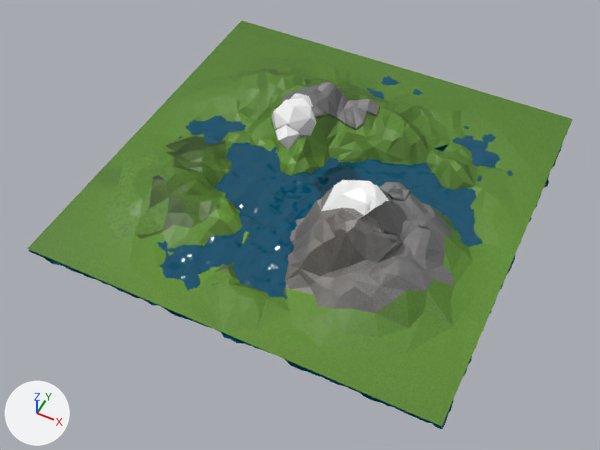
One commit to the glTF model new_low_poly/new_low_poly_assets/landscape_2.glb: the scene before it, then after it.
Both versions are drawn from a 50 mm camera at (6.05, -13.19, 14.52) aimed at (0.13, -1.36, -0.26). Lighting does not change. The marker at lower left points along +X, +Y and +Z. Where no turn or scale is listed for an object, it has been applied to the vertices. Vertices at the same position are counted once.

Names of what the first picture shows: 'Landscape', 'Landscape_plane', 'cloud 4'.
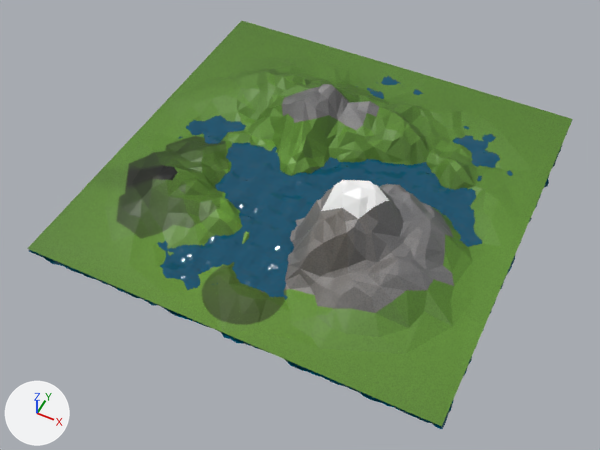
Pixel boxes (x1, y1, x2, y2) of what changed, in the pictures (600 x 450 px):
'cloud 4', deleted
    before: (272, 93, 316, 149)
part 1 of me_landscape, deleted
    before: (330, 182, 431, 262)
part 2 of me_landscape, deleted
    before: (281, 82, 379, 130)
part 3 of me_landscape, surface changed
    both: (114, 146, 287, 327)

Diff of the bpy script that builds the scene:
```diff
--- a/new_low_poly/new_low_poly_assets/landscape_2.glb.py
+++ b/new_low_poly/new_low_poly_assets/landscape_2.glb.py
@@ me_landscape @@
 # used by ob_landscape; location = (0.0, 0.0, 0.0)
-me_landscape.from_pydata(...)  # 984 vertices, 2612 faces; spans x -5.0..5.0, y -5.0..5.0, z -0.5..1.88
+me_landscape.from_pydata(...)  # 858 vertices, 1705 faces; spans x -5.0..5.0, y -5.0..5.0, z -0.5..1.88
+# me_landscape part 1: 70 vertices removed from x 1.28..3.05, y -2.33..0.04, z 0.61..1.8
+# me_landscape part 2: 53 vertices removed from x -1.84..0.57, y 0.92..2.78, z 0.22..1.27
+# me_landscape part 3: 70 kept faces spanning x -4.64..1.16, y -5.0..-0.69, z -0.15..0.55 get new texture (UV) coordinates
 me_landscape.materials.append(mat_material_001)
@@ ob_cloud_4 @@
-ob_cloud_4 = bpy.data.objects.new('cloud 4', me_cloud_001_icosphere_004)
-ob_cloud_4.location = (-1.21, 0.0, 0.0)
```
